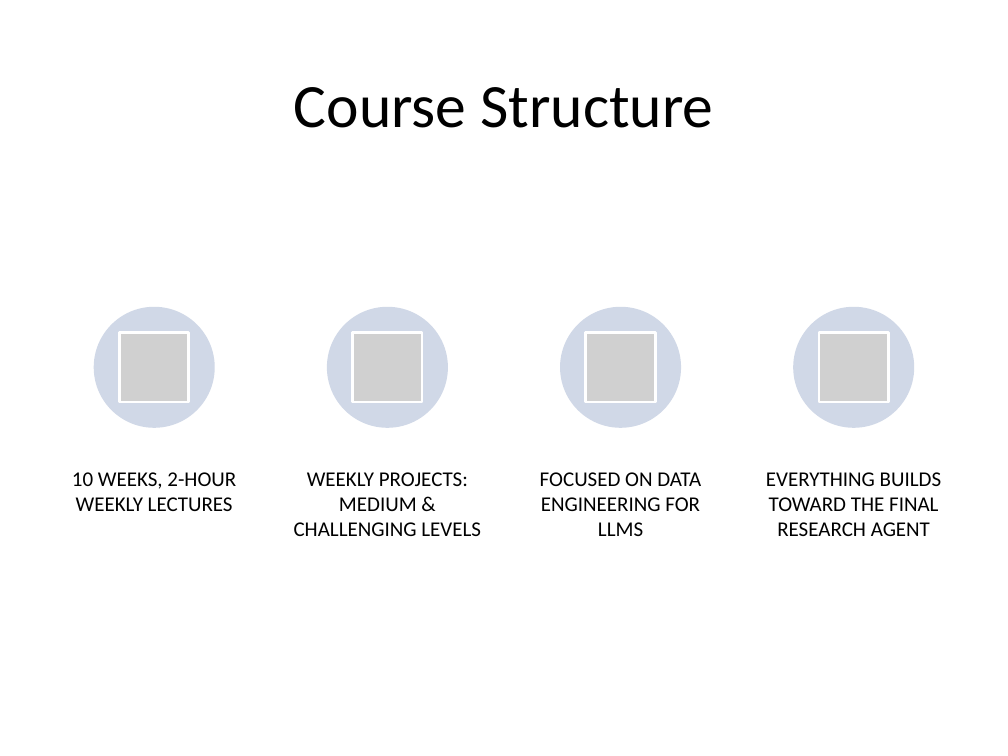
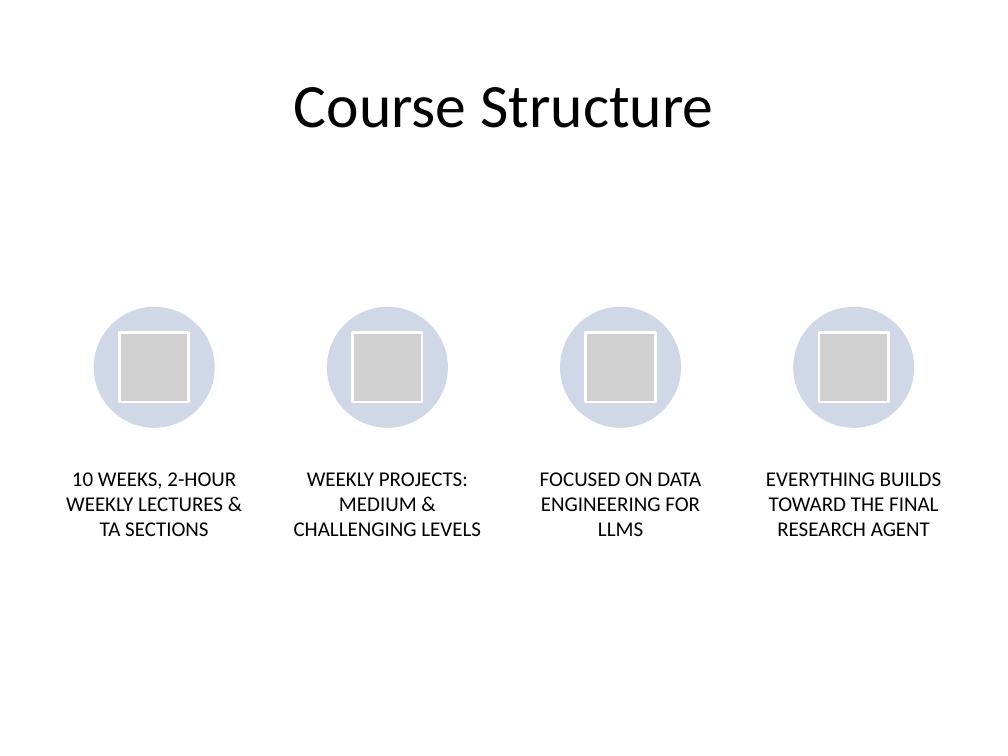
Before and after one commit to inference-ai-course/MLE_in_Gen_AI-Course, a slide deck: slide 2 of Class1/course_overview_presentation.pptx. Drawn at 1008x756 pixels with LibreOffice and Linux fonts; fonts in the diff are those of the drawing; grey boxes stand for pictures. Boxes give left, top, right and bottom in pixels: in the first picture for what was removed or moved away, otherwise in the second. Text is boxed around its words. In the diff, an @@ line names an element or a change of style, - is before the commit and + after.

Commit message:
add course schedule to course overview slides

```diff
--- a/Class1/course_overview_presentation.pptx
+++ b/Class1/course_overview_presentation.pptx
@@ text at (66,472,236,536): text changed @@
-10 WEEKS, 2-HOUR WEEKLY LECTURES
+10 WEEKS, 2-HOUR WEEKLY LECTURES & TA SECTIONS
```
Also in this commit, not shown: 3 slides added, 2 other files.
